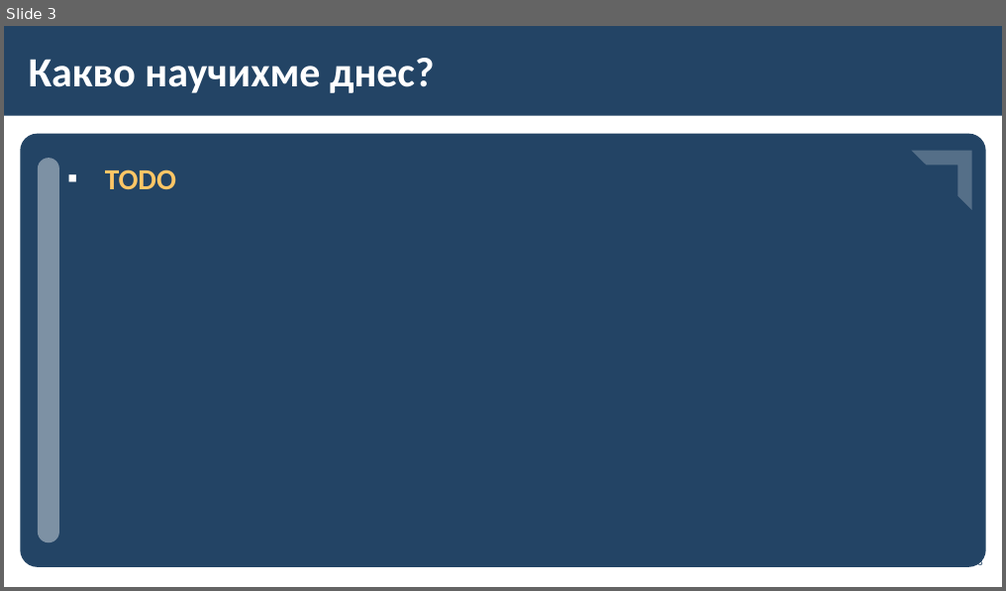
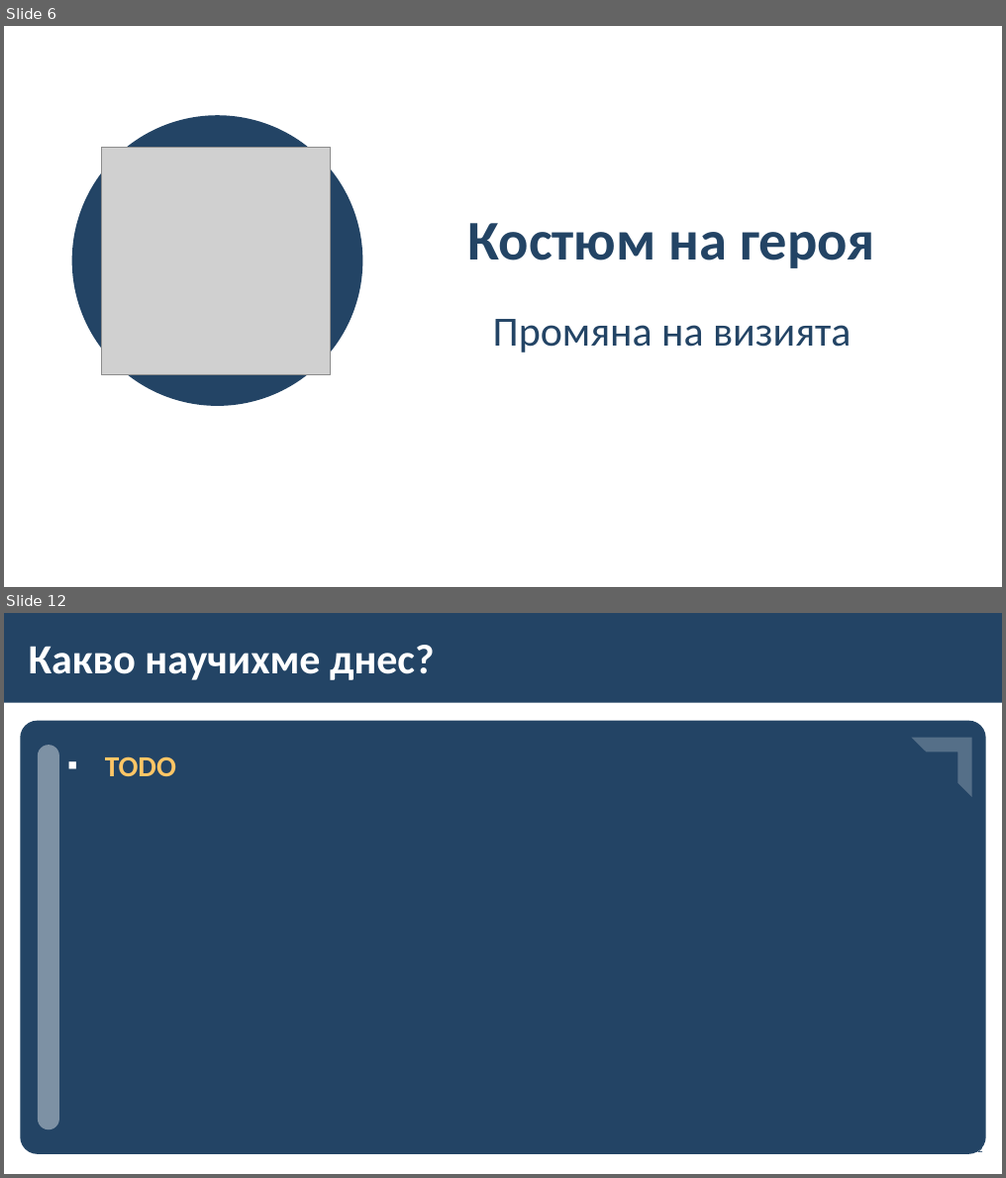
Before and after one commit to BG-IT-Edu/School-Programming, a slide deck: Courses/Computer-Modeling-and-IT/Computer-Modeling-and-IT-6-Class/32-Creating-and-Modifying-a-Character/32-Creating-and-Modifying-a-Character.pptx. Shown one above the other, each under a label of ours: slide 3 before the commit, slides 6 and 12 after it; the slides between them are not shown. The pictures are 1006x591 and 1006x1178 pixels, drawn with LibreOffice and Linux fonts; fonts in the diff are those of the drawing; grey boxes stand for pictures; background and template pictures are left out. Boxes give left, top, right and bottom in pixels: in the first picture for what was removed or moved away, otherwise in the second. Text is boxed around its words. In the diff, an @@ line names an element or a change of style, - is before the commit and + after.

```diff
--- a/Courses/Computer-Modeling-and-IT/Computer-Modeling-and-IT-6-Class/32-Creating-and-Modifying-a-Character/32-Creating-and-Modifying-a-Character.pptx
+++ b/Courses/Computer-Modeling-and-IT/Computer-Modeling-and-IT-6-Class/32-Creating-and-Modifying-a-Character/32-Creating-and-Modifying-a-Character.pptx
@@ slide 6 added at (x1=4, y1=26, x2=1002, y2=587), background #FFFFFF @@
@@ ellipse added at (x1=72, y1=115, x2=363, y2=406), fill #234465 @@
@@ picture added at (x1=101, y1=148, x2=330, y2=375) @@
@@ title added at (x1=468, y1=223, x2=875, y2=269), 54 pt, text #234465, bold @@
+Костюм на героя
@@ subtitle added at (x1=493, y1=319, x2=850, y2=353), 40 pt, text #234465 @@
+Промяна на визията
@@ what was slide 3 is now slide 12 @@
```
Also in this commit, not shown: 2 slides changed, 8 other slides added, 3 other files.
